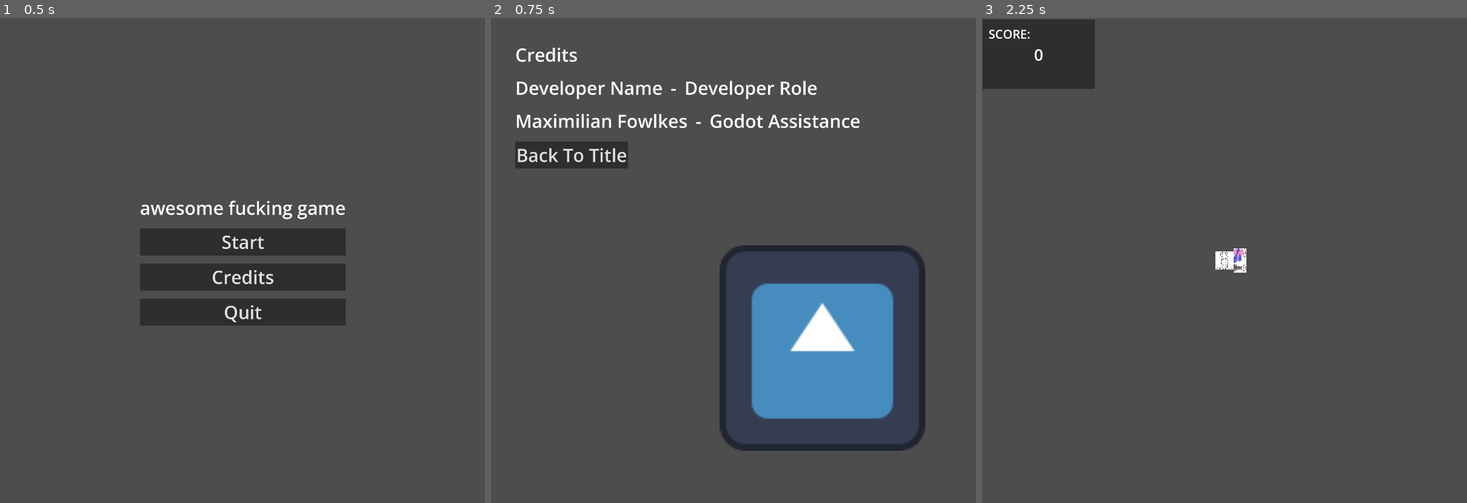
Above: before the commit, frames 1-3 (left to right).
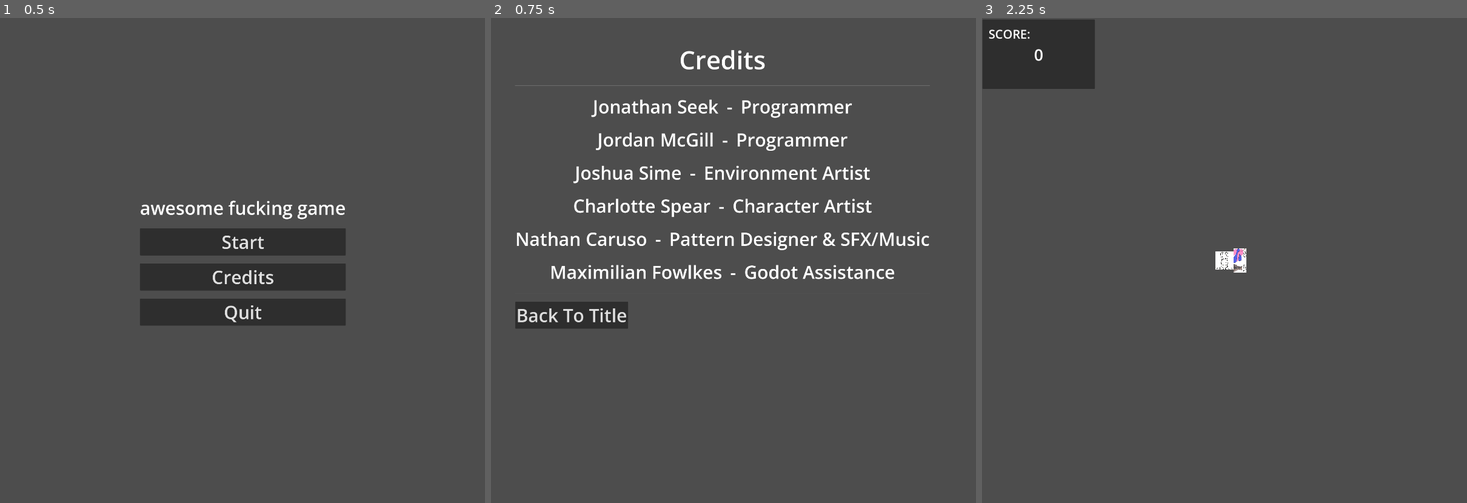
Above: after the commit, the same moments.

Repository: Restra9423/Jamfest-Spring-2026
Game: Godot game, scene res://UI/title.tscn
The game is run twice, just before and just after one commit, with the same random seed, the same clock (stepped at 60 frames per second) and the same inputs. The engine's default icon, where the game draws it, is replaced by a stand-in: a white triangle on a blue panel in a dark square.
Inputs:
- Up to frame 1 (0.5 s): no input
- Up to frame 2 (0.75 s): click "Credits" at 0.5 s
- Up to frame 3 (2.25 s): click "Back To Title" at 1.25 s; click "Start" at 2 s

Frame 1 is identical in both runs. In frame 2, 19% of the frame differs, in the area x 5-91%, y 6-90%; in frame 3, nothing differs.

Commit message:
Updated Credits Scene

Diff:
--- a/UI/credits.tscn
+++ b/UI/credits.tscn
@@ -2,7 +2,6 @@
 
 [ext_resource type="Theme" uid="uid://b0t0wqywuh78x" path="res://UI/ui_theme.tres" id="1_ng644"]
 [ext_resource type="Script" uid="uid://cnews4yryjkpt" path="res://UI/credits.gd" id="2_uuuvy"]
-[ext_resource type="Texture2D" uid="uid://bpry10hway2wd" path="res://icon.svg" id="3_kk2ga"]
 
 [node name="Credits" type="Control" unique_id=564746374]
 layout_mode = 3
@@ -23,25 +22,96 @@
 
 [node name="Label" type="Label" parent="VBoxContainer" unique_id=273996225]
 layout_mode = 2
+theme_override_font_sizes/font_size = 100
 text = "Credits"
+horizontal_alignment = 1
 
-[node name="template" type="HBoxContainer" parent="VBoxContainer" unique_id=806704547]
+[node name="HSeparator" type="HSeparator" parent="VBoxContainer" unique_id=818544369]
 layout_mode = 2
 
-[node name="name" type="Label" parent="VBoxContainer/template" unique_id=193803719]
+[node name="Jonathan" type="HBoxContainer" parent="VBoxContainer" unique_id=806704547]
 layout_mode = 2
-text = "Developer Name"
+alignment = 1
 
-[node name="separator" type="Label" parent="VBoxContainer/template" unique_id=1063103898]
+[node name="name" type="Label" parent="VBoxContainer/Jonathan" unique_id=193803719]
+layout_mode = 2
+text = "Jonathan Seek"
+
+[node name="separator" type="Label" parent="VBoxContainer/Jonathan" unique_id=1063103898]
 layout_mode = 2
 text = "-"
 
-[node name="role" type="Label" parent="VBoxContainer/template" unique_id=221395028]
+[node name="role" type="Label" parent="VBoxContainer/Jonathan" unique_id=221395028]
 layout_mode = 2
-text = "Developer Role"
+text = "Programmer"
+
+[node name="Jordan" type="HBoxContainer" parent="VBoxContainer" unique_id=1871781349]
+layout_mode = 2
+alignment = 1
+
+[node name="name" type="Label" parent="VBoxContainer/Jordan" unique_id=33160209]
+layout_mode = 2
+text = "Jordan McGill"
+
+[node name="separator" type="Label" parent="VBoxContainer/Jordan" unique_id=1271807445]
+layout_mode = 2
+text = "-"
+
+[node name="role" type="Label" parent="VBoxContainer/Jordan" unique_id=181765288]
+layout_mode = 2
+text = "Programmer"
+
+[node name="Josh" type="HBoxContainer" parent="VBoxContainer" unique_id=975500931]
+layout_mode = 2
+alignment = 1
+
+[node name="name" type="Label" parent="VBoxContainer/Josh" unique_id=490586560]
+layout_mode = 2
+text = "Joshua Sime"
+
+[node name="separator" type="Label" parent="VBoxContainer/Josh" unique_id=193572245]
+layout_mode = 2
+text = "-"
+
+[node name="role" type="Label" parent="VBoxContainer/Josh" unique_id=654012452]
+layout_mode = 2
+text = "Environment Artist"
+
+[node name="Finch" type="HBoxContainer" parent="VBoxContainer" unique_id=1648015927]
+layout_mode = 2
+alignment = 1
+
+[node name="name" type="Label" parent="VBoxContainer/Finch" unique_id=126205020]
+layout_mode = 2
+text = "Charlotte Spear"
+
+[node name="separator" type="Label" parent="VBoxContainer/Finch" unique_id=1014768962]
+layout_mode = 2
+text = "-"
+
+[node name="role" type="Label" parent="VBoxContainer/Finch" unique_id=1519883558]
+layout_mode = 2
+text = "Character Artist"
+
+[node name="Nathan" type="HBoxContainer" parent="VBoxContainer" unique_id=1306001730]
+layout_mode = 2
+alignment = 1
+
+[node name="name" type="Label" parent="VBoxContainer/Nathan" unique_id=907733708]
+layout_mode = 2
+text = "Nathan Caruso"
+
+[node name="separator" type="Label" parent="VBoxContainer/Nathan" unique_id=1879731616]
+layout_mode = 2
+text = "-"
+
+[node name="role" type="Label" parent="VBoxContainer/Nathan" unique_id=214781380]
+layout_mode = 2
+text = "Pattern Designer & SFX/Music"
 
 [node name="max" type="HBoxContainer" parent="VBoxContainer" unique_id=1752789347]
 layout_mode = 2
+alignment = 1
 
 [node name="name" type="Label" parent="VBoxContainer/max" unique_id=261757585]
 layout_mode = 2
@@ -55,14 +125,13 @@
 layout_mode = 2
 text = "Godot Assistance"
 
+[node name="HSeparator2" type="HSeparator" parent="VBoxContainer" unique_id=1739131903]
+layout_mode = 2
+
 [node name="backButton" type="Button" parent="VBoxContainer" unique_id=57105475]
 layout_mode = 2
 size_flags_horizontal = 0
 text = "Back To Title"
-
-[node name="Icon" type="Sprite2D" parent="." unique_id=1147272050]
-position = Vector2(1312.0001, 1306)
-scale = Vector2(6.3576756, 6.3576756)
-texture = ExtResource("3_kk2ga")
+icon_alignment = 1
 
 [connection signal="pressed" from="VBoxContainer/backButton" to="." method="_on_back_button_pressed"]
